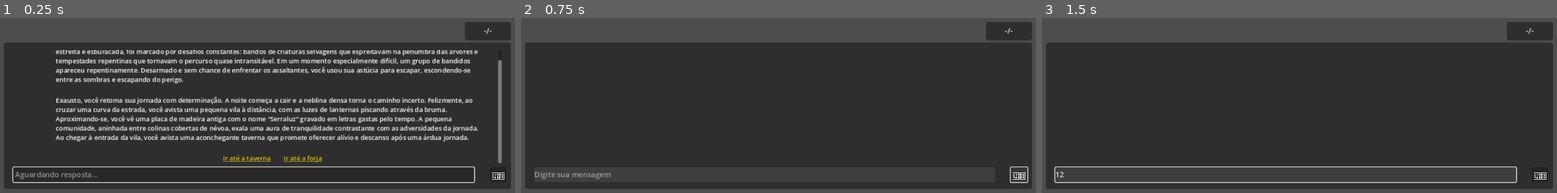
Above: before the commit, frames 1-3 (left to right).
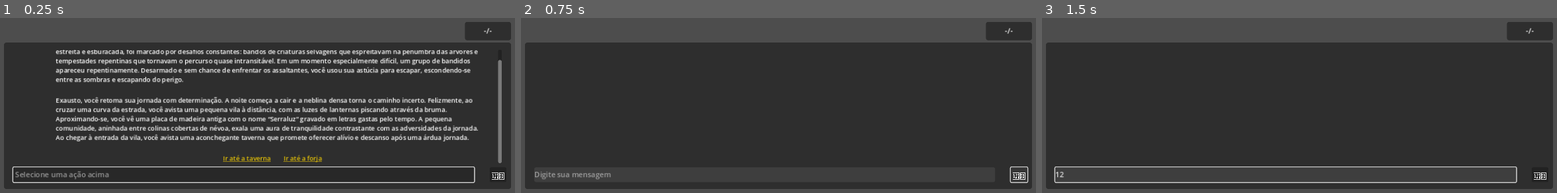
Above: after the commit, the same moments.

Repository: kelbg/serraluz
Game: Godot game, scene res://main.tscn
Same seed, same stepped clock (60 frames per second), same inputs: the game is played once before the commit and once after it. The engine's default icon, where the game draws it, is replaced by a stand-in: a white triangle on a blue panel in a dark square. Sound files missing from this copy of the repository are replaced by a short silence.
Inputs (mouse positions are in pixels of both pictures, inside the frame that each line leads up to):
- Up to frame 1 (0.25 s): no input
- Up to frame 2 (0.75 s): click "🗑️" at 0.5 s
- Up to frame 3 (1.5 s): click (1284, 175) at 1.27 s; type "12" at 1.35 s

The runs differ from the first frame. In frame 1, 0.3% of the frame differs, in the area x 2-22%, y 87-93%; in frame 2, nothing differs; in frame 3, nothing differs.
Error in both runs: Trying to return value of type "Nil" from a function whose return type is "String". (res://scripts/GameController.gd:66)

Commit message:
Add custom placeholder text to toggle_input

Diff:
--- a/scripts/ChatController.gd
+++ b/scripts/ChatController.gd
@@ -34,7 +34,7 @@
 	input.placeholder_text = default_placeholder_text
 	input.grab_focus()
 	# start_new_chat()
-	toggle_input(false)
+	toggle_input(false, "Selecione uma ação acima")
 	var intro_msg := load_intro_message()
 	add_chat_actions(intro_msg, [
 		{
@@ -67,8 +67,13 @@
 	return new_msg
 
 # Habilitar impede que o jogador envie novas msgs antes de receber uma resposta
-func toggle_input(enabled: bool) -> void:
+func toggle_input(enabled: bool, placeholder_text: String = "") -> void:
 	input.editable = enabled
+
+	if placeholder_text != "":
+		input.placeholder_text = placeholder_text
+		return
+
 	input.placeholder_text = default_placeholder_text if enabled else awaiting_response_placeholder_text
 
 # Anima o texto, exibindo um caractere de cada vez
